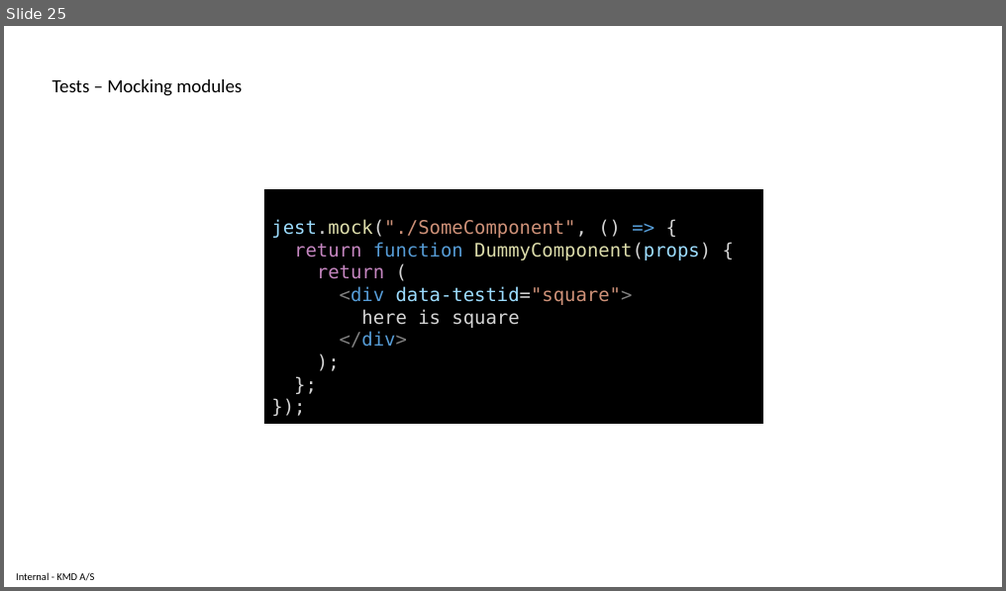
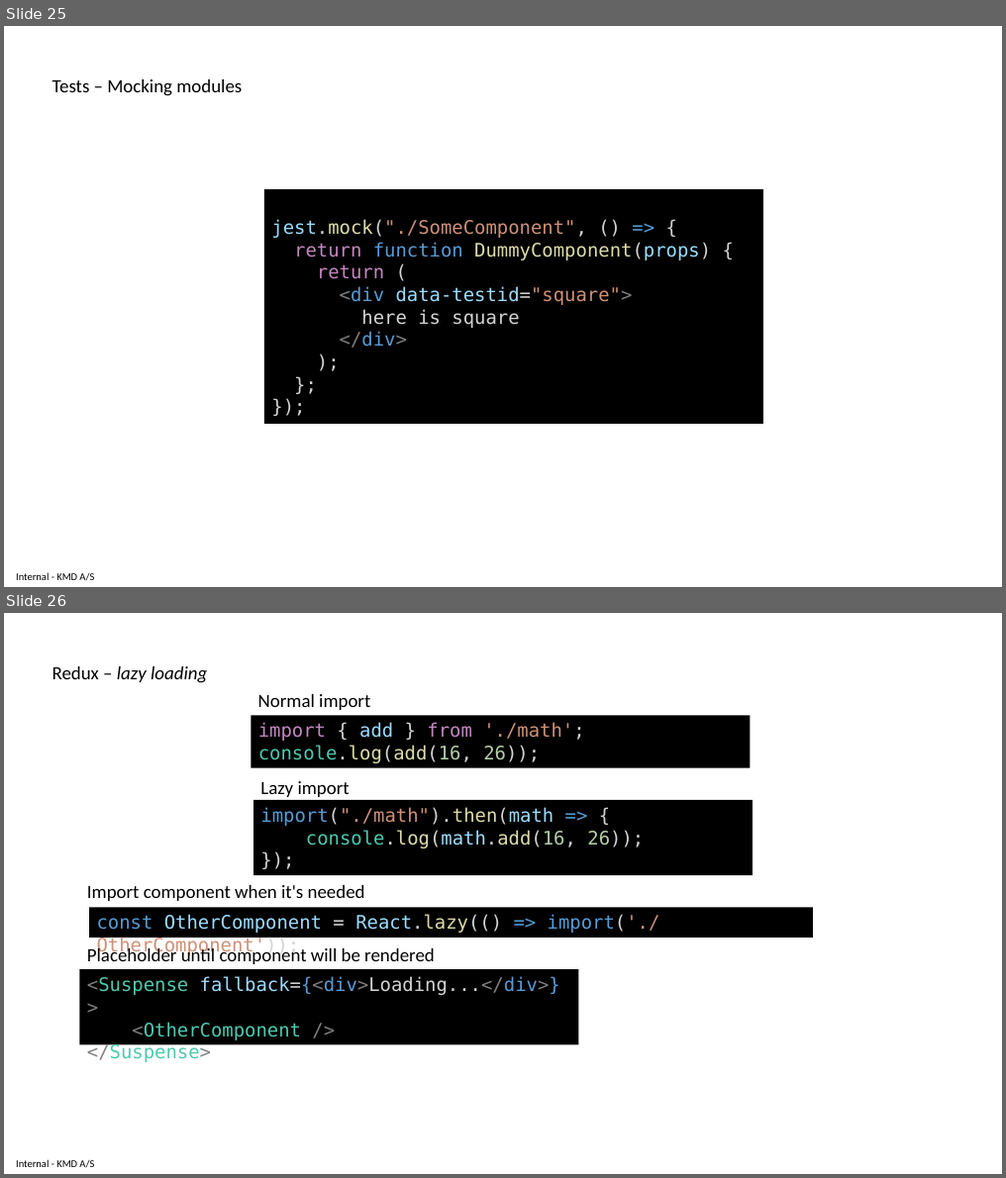
Before and after one commit to delprzemo/reactjs-starter, a slide deck: tutorial/ReactjsTraining.pptx. Shown one above the other, each under a label of ours: slide 25 before the commit, slides 25 and 26 after it. The pictures are 1006x591 and 1006x1178 pixels, drawn with LibreOffice and Linux fonts; fonts in the diff are those of the drawing. Boxes give left, top, right and bottom in pixels: in the first picture for what was removed or moved away, otherwise in the second. Text is boxed around its words. In the diff, an @@ line names an element or a change of style, - is before the commit and + after.

Commit message:
Exercise 1a - component lazy loading

```diff
--- a/tutorial/ReactjsTraining.pptx
+++ b/tutorial/ReactjsTraining.pptx
@@ slide 26 added at (x1=4, y1=613, x2=1002, y2=1174), background #FFFFFF; not listed: 1 template element that a slide beside it also shows @@
@@ text added at (x1=53, y1=666, x2=207, y2=683), 18 pt, text #000000, italic @@
+Redux – lazy loading
@@ text added at (x1=258, y1=694, x2=370, y2=710), 18 pt, text #000000 @@
+Normal import
@@ rectangle added at (x1=252, y1=716, x2=750, y2=768), fill #000000, 18 pt, text #C586C0 @@
+import { add } from './math';
+console.log(add(16, 26));
@@ text added at (x1=260, y1=781, x2=350, y2=797), 18 pt, text #000000 @@
+Lazy import
@@ rectangle added at (x1=253, y1=800, x2=752, y2=875), fill #000000, 18 pt, text #D4D4D4 @@
+import("./math").then(math => {
+console.log(math.add(16, 26));
+});
@@ text added at (x1=87, y1=885, x2=365, y2=901), 18 pt, text #000000 @@
+Import component when it's needed
@@ rectangle added at (x1=89, y1=907, x2=813, y2=937), fill #000000, 18 pt, text #9CDCFE @@
+const OtherComponent = React.lazy(() => import('./OtherComponent'));
@@ text added at (x1=87, y1=946, x2=435, y2=964), 18 pt, text #000000 @@
+Placeholder until component will be rendered
@@ rectangle added at (x1=79, y1=969, x2=579, y2=1045), fill #000000, 18 pt, text #4EC9B0 @@
+<Suspense fallback={<div>Loading...</div>}>
+<OtherComponent />
+</Suspense>
```
Also in this commit, not shown: 3 other slides added, 2 other files.
